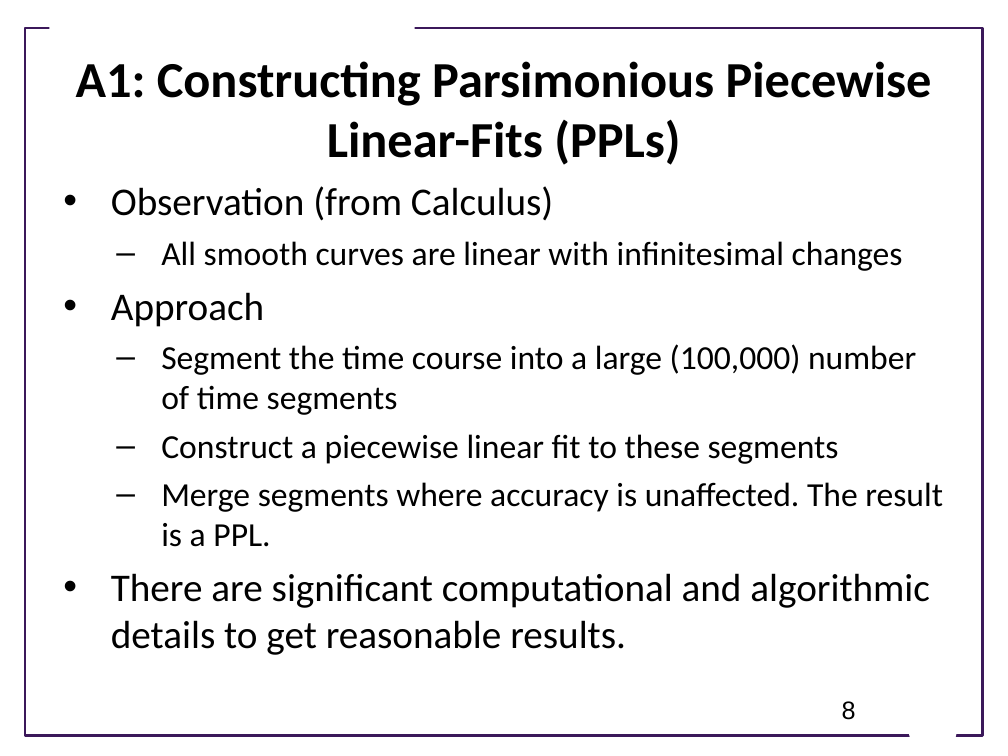
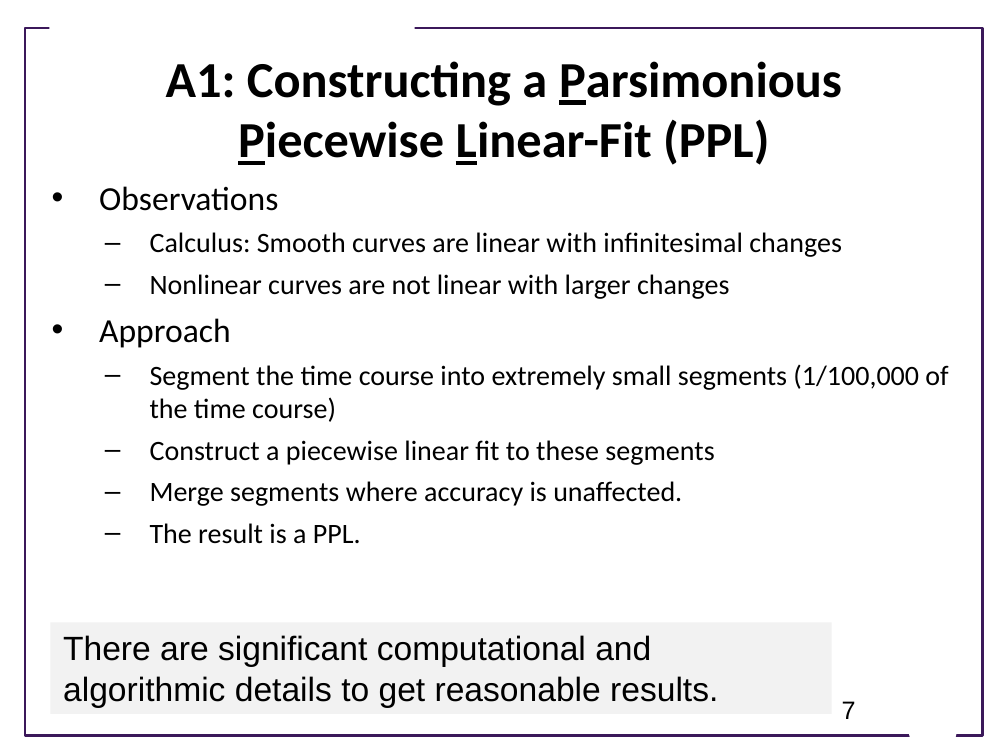
Before and after one commit to joseph-hellerstein/biomodels_linearity, a slide deck: slide 7 of docs/How Nonlinear is BioModels.pptx (slide 8 before the commit). Drawn at 1008x756 pixels with LibreOffice and Linux fonts; fonts in the diff are those of the drawing; background and template pictures are left out. Boxes give left, top, right and bottom in pixels: in the first picture for what was removed or moved away, otherwise in the second. Text is boxed around its words. In the diff, an @@ line names an element or a change of style, - is before the commit and + after.

```diff
--- a/docs/How Nonlinear is BioModels.pptx
+++ b/docs/How Nonlinear is BioModels.pptx
@@ title at [166,61,842,165]: text changed @@
-A1: Constructing Parsimonious Piecewise Linear-Fits (PPLs)
+A1: Constructing a Parsimonious Piecewise Linear-Fit (PPL)
@@ text "Observations": place and size @@
-text "Observations" at [111,186,943,655]
+text "Observations" at [99,186,948,544]
@@ text at [99,186,842,299]: text changed; size 24 to 20 pt @@
-• Observation (from Calculus)
-  – All smooth curves are linear with infinitesimal changes
+• Observations
+  – Calculus: Smooth curves are linear with infinitesimal changes
+  – Nonlinear curves are not linear with larger changes
@@ text at [99,318,714,465]: size 28 to 24 pt in "Approach"; size 24 to 20 pt in "Construct a piecewise linear fit to these ..." @@
@@ text at [150,365,948,422]: text changed; size 24 to 20 pt @@
-  – Segment the time course into a large (100,000) number of time segments
+  – Segment the time course into extremely small segments (1/100,000 of the time course)
@@ text at [150,481,682,544]: text changed; size 28 to 20 pt @@
-  – Merge segments where accuracy is unaffected. The result is a PPL.
-• There are significant computational and algorithmic details to get reasonable results.
+  – Merge segments where accuracy is unaffected.
+  – The result is a PPL.
@@ rectangle added at [50,622,832,714], fill #F2F2F2, 24 pt, text #000000 @@
+There are significant computational and algorithmic details to get reasonable results.
@@ page number at [842,701,856,719]: text changed @@
-8
+7
```
Also in this commit, not shown: 12 other slides changed, 6 slides added, 1 slide removed, 3 other files.
